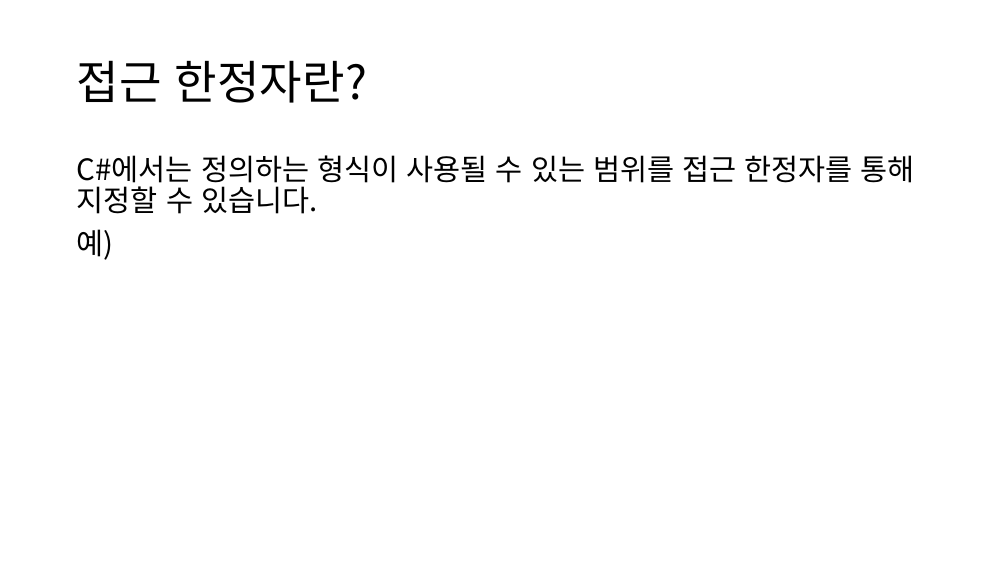
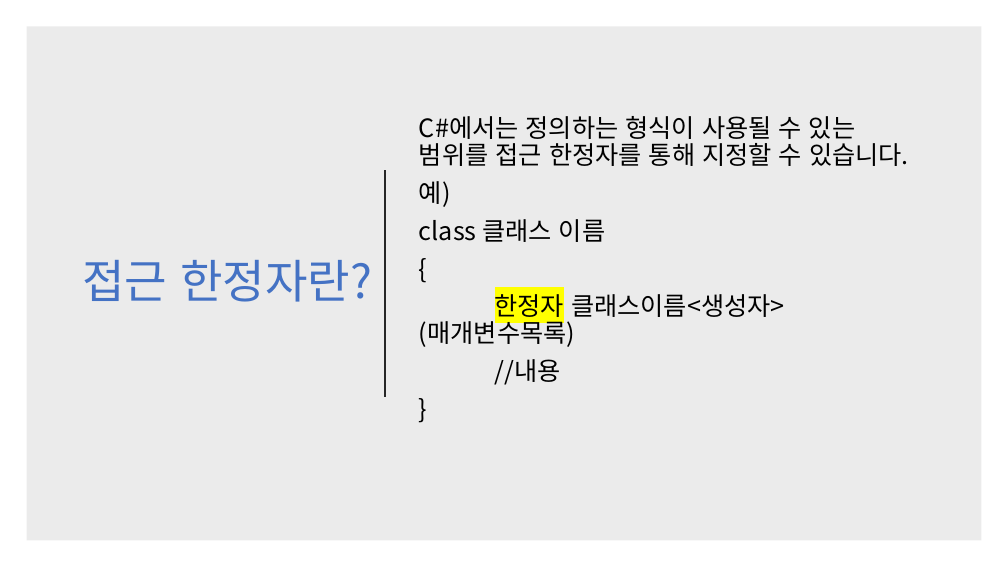
Before and after one commit to kjh99660/Study_powerpoint, a slide deck: slide 12 of c# 스터디 4주 차.pptx. Drawn at 1008x567 pixels with LibreOffice and Linux fonts; fonts in the diff are those of the drawing. Boxes give left, top, right and bottom in pixels: in the first picture for what was removed or moved away, otherwise in the second. Text is boxed around its words. In the diff, an @@ line names an element or a change of style, - is before the commit and + after.

Commit message:
2020.02.25 4주차 작업 및 5~8주차 강의 내용 수정

```diff
--- a/c# 스터디 4주 차.pptx
+++ b/c# 스터디 4주 차.pptx
@@ rectangle added at [26,26,982,541], fill #000000 at 8% opacity @@
@@ title "접근 한정자란?": place and size @@
-title "접근 한정자란?" at [77,60,367,103]
+title "접근 한정자란?" at [82,260,372,302]
@@ title "접근 한정자란?" at [82,260,372,302]: text colour #000000 to #4472C4; alignment left to right @@
@@ text "C#에서는 정의하는 형식이 사용될 수 ...": place and size @@
-text "C#에서는 정의하는 형식이 사용될 수 ..." at [77,155,915,260]
+text "C#에서는 정의하는 형식이 사용될 수 ..." at [419,116,909,385]
@@ text "C#에서는 정의하는 형식이 사용될 수 ..." at [419,116,909,385]: vertical alignment top to middle @@
@@ text at [419,116,909,207]: size 28 to 24 pt in "C#에서는 정의하는 형식이 사용될 수 있는 범위를 ...", "예)" @@
@@ line added from (385, 170) to (385, 397), #262626 1.5 pt @@
@@ text at [419,219,784,385]: paragraphs added @@
+class 클래스 이름
+{
+한정자 클래스이름<생성자> (매개변수목록)
+//내용
+}
```
Also in this commit, not shown: 5 other slides changed, 3 slides added, 1 slide removed, 1 other file.
